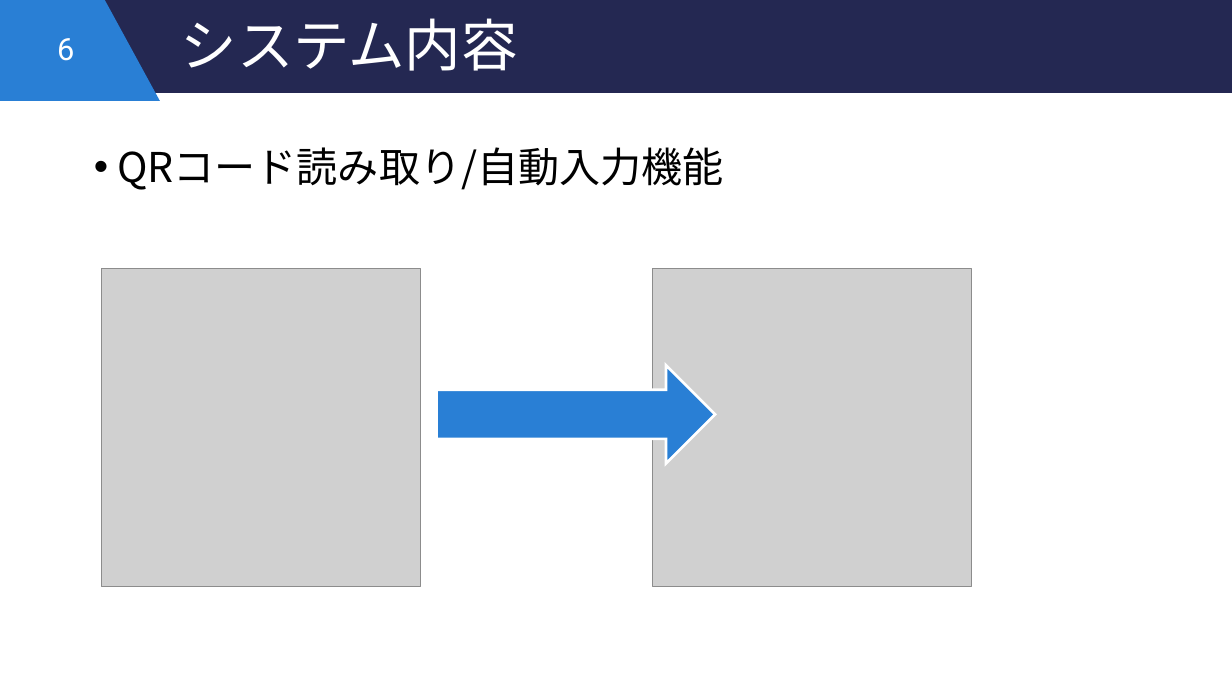
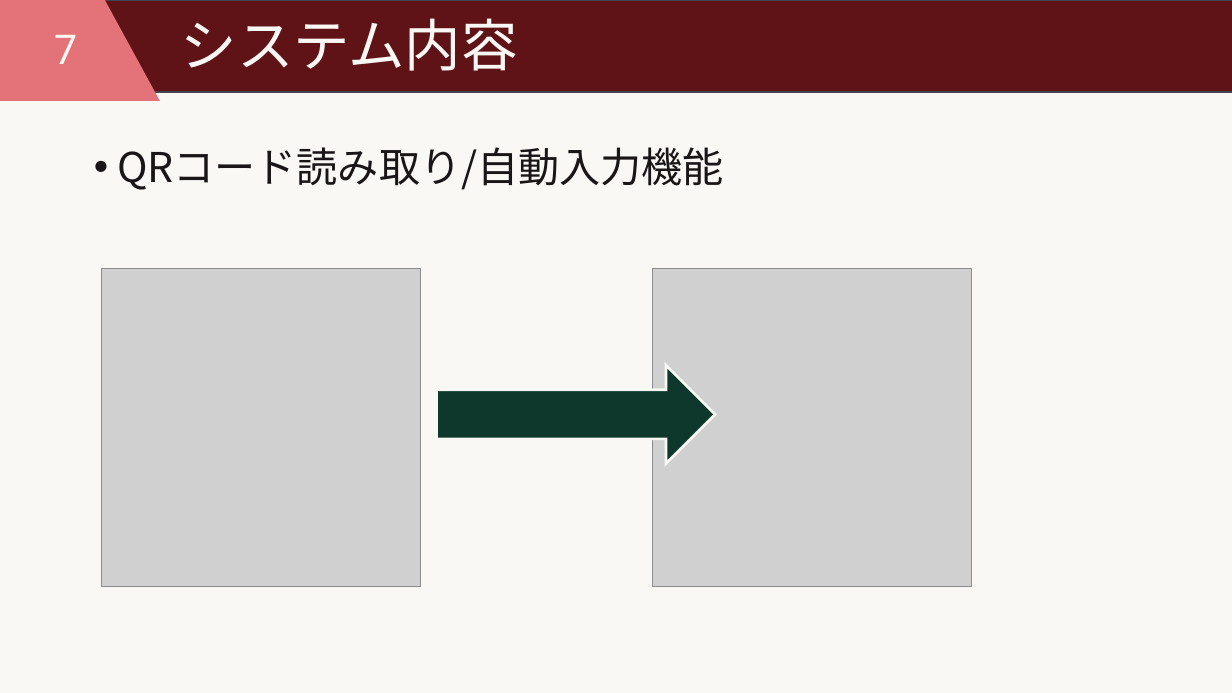
Before and after one commit to SanaeProject/CFMS, a slide deck: slide 7 of presentation/企画発表プレゼン.pptx (slide 6 before the commit). Drawn at 1232x693 pixels with LibreOffice and Linux fonts; fonts in the diff are those of the drawing; grey boxes stand for pictures. Boxes give left, top, right and bottom in pixels: in the first picture for what was removed or moved away, otherwise in the second. Text is boxed around its words. In the diff, an @@ line names an element or a change of style, - is before the commit and + after.

```diff
--- a/presentation/企画発表プレゼン.pptx
+++ b/presentation/企画発表プレゼン.pptx
@@ background #FFFFFF to #FAF8F5 @@
@@ rectangle at [0,0,1232,92]: fill #242852 to #601316; outline #242852 1.5 pt to #454551 1.5 pt @@
@@ rectangle at [0,0,104,100]: fill #297FD5 to #E37378; outline #297FD5 1.5 pt to #E37378 1.5 pt @@
@@ triangle at [49,0,158,100]: fill #297FD5 to #E37378; outline #297FD5 1.5 pt to #E37378 1.5 pt @@
@@ title "システム内容" at [181,18,518,71]: text colour #FFFFFF to #FAF8F5 @@
@@ page number at [54,35,77,64]: text changed; size 24 to 32 pt; text colour #FFFFFF to #FAF8F5 @@
-6
+7
@@ text "QRコード読み取り/自動入力機能" at [117,147,724,190]: text colour #000000 to #1A1517 @@
@@ right arrow at [436,365,715,463]: fill #297FD5 to #0F382C; outline #FFFFFF 2 pt to #FAF8F5 2 pt @@
```
Also in this commit, not shown: 13 other slides changed, 3 slides added.
